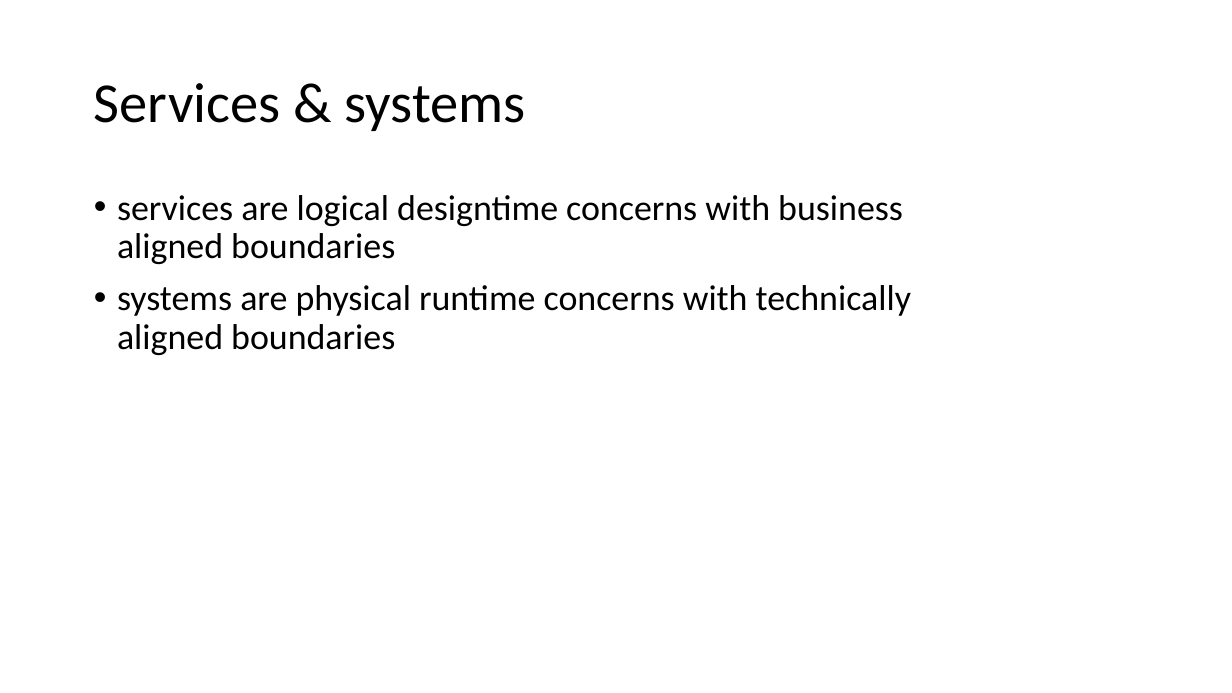
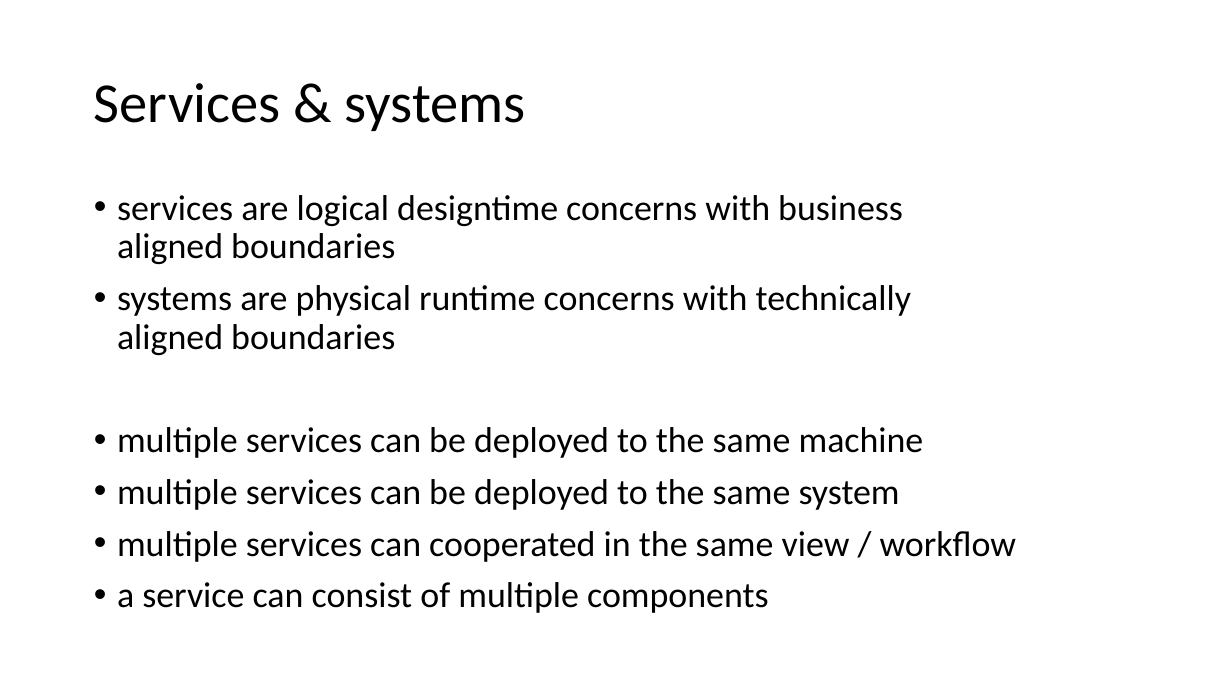
Before and after one commit to JonasSamuelsson/presentations, a slide deck: slide 5 of 2019-03-intro-to-service-oriented-distributed-systems/intro to service oriented distributed systems.pptx (slide 4 before the commit). Drawn at 1232x693 pixels with LibreOffice and Linux fonts; fonts in the diff are those of the drawing. Boxes give left, top, right and bottom in pixels: in the first picture for what was removed or moved away, otherwise in the second. Text is boxed around its words. In the diff, an @@ line names an element or a change of style, - is before the commit and + after.

```diff
--- a/2019-03-intro-to-service-oriented-distributed-systems/intro to service oriented distributed systems.pptx
+++ b/2019-03-intro-to-service-oriented-distributed-systems/intro to service oriented distributed systems.pptx
@@ text at (117,427,1016,613): paragraphs added @@
+• multiple services can be deployed to the same machine
+• multiple services can be deployed to the same system
+• multiple services can cooperated in the same view / workflow
+• a service can consist of multiple components
```
Also in this commit, not shown: 3 other slides changed, 8 slides added, 2 slides removed.
